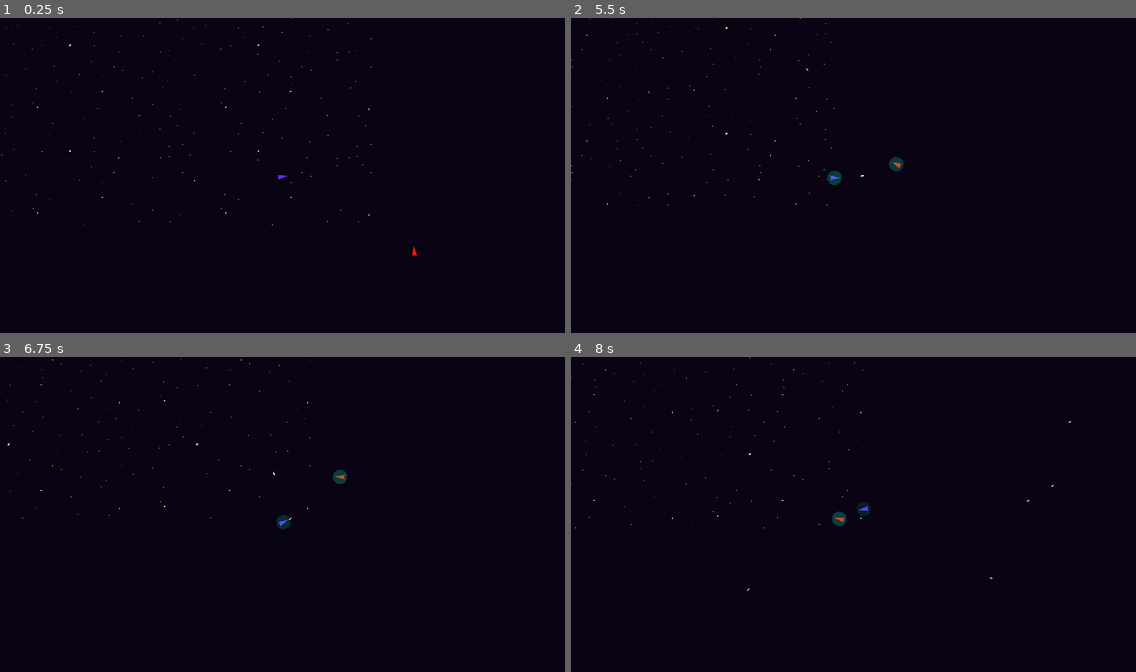
Above: before the commit, frames 1-4 (two rows, left to right).
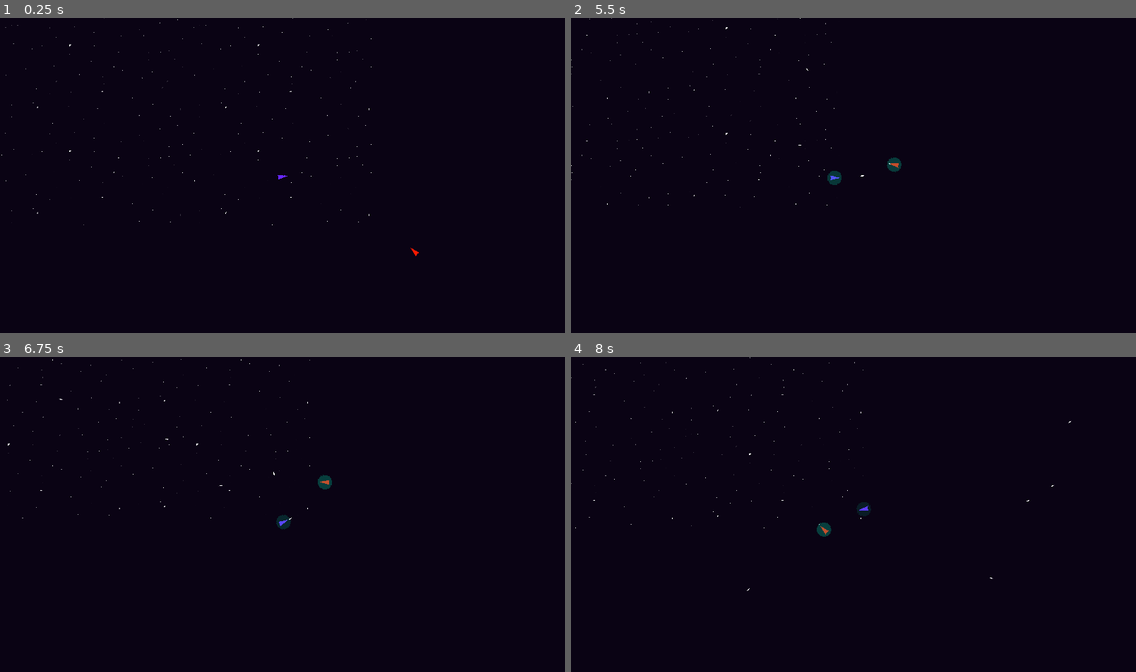
Above: after the commit, the same moments.

Repository: BloopHD/IntoTheVoid
Game: Godot game, scene res://scenes/world/world.tscn
The game is run twice, just before and just after one commit, with the same random seed, the same clock (stepped at 60 frames per second) and the same inputs.
Inputs (mouse positions are in pixels of both pictures, inside the frame that each line leads up to):
- Up to frame 1 (0.25 s): no input
- Up to frame 2 (5.5 s): tap Enter at 0.5 s; move the mouse to (977, 159) at 0.52 s; press the mouse at (977, 159) at 0.53 s; hold D (move_right) 0.53-1.28 s; move the mouse to (740, 191) at 1.27 s; release the mouse at (740, 191) at 1.28 s; hold S (move_down) 1.28-2.03 s; right-click (740, 191) at 1.35 s; move the mouse to (910, 106) at 2.02 s; press the mouse at (910, 106) at 2.03 s; hold D (move_right) 2.03-2.78 s; move the mouse to (825, 238) at 2.77 s; release the mouse at (825, 238) at 2.78 s; hold W (move_up) 2.78-3.53 s; right-click (825, 238) at 2.85 s; click (825, 238) at 2.92 s; move the mouse to (1023, 222) at 3.52 s; press the mouse at (1023, 222) at 3.53 s; hold A (move_left) 3.53-5.03 s; move the mouse to (684, 128) at 4.27 s; release the mouse at (684, 128) at 4.28 s; right-click (684, 128) at 4.35 s; move the mouse to (881, 175) at 5.02 s; press the mouse at (881, 175) at 5.03 s; hold S (move_down) from 5.03 s (still down)
- Up to frame 3 (6.75 s): move the mouse to (197, 435) at 5.77 s; release S (move_down) at 5.78 s; release the mouse at (197, 435) at 5.78 s; hold D (move_right) 5.78-6.53 s; right-click (197, 435) at 5.85 s; move the mouse to (406, 498) at 6.52 s; press the mouse at (406, 498) at 6.53 s; hold W (move_up) from 6.53 s (still down)
- Up to frame 4 (8 s): move the mouse to (740, 530) at 7.27 s; release W (move_up) at 7.28 s; release the mouse at (740, 530) at 7.28 s; hold D (move_right) from 7.28 s (still down); right-click (740, 530) at 7.35 s; click (740, 530) at 7.42 s

The runs differ from the first frame. In frame 1, less than 0.1% of the frame differs, in the area x 72-75%, y 72-76%; in frame 2, less than 0.1%; in frame 3, 0.2%, in the area x 10-62%, y 13-43%; in frame 4, 0.2%.

Commit message:
Make Enemy AI
Want to move lots of the enemy script into an AI script that can be added to other enemy types. This AI scene should hold all the Area2Ds and the FiniteStateMachine.

Enemy Script should just hold reference to the AI just like the Health, and Weapon.

Move shoot_laser signal into a global? This does seem convenient. But there maybe a better way? Still should advance with this, refractor later if it seems like a problem.

Diff:
--- a/scenes/enemies/simple_enemy.gd
+++ b/scenes/enemies/enemy.gd
@@ -5,9 +5,9 @@
 signal enemy_fired_laser(laser, position, rotation, starting_speed)
 
 @export var max_speed: int = 750
-@export var acceleration: int = 70
-@export var friction: int = 50
-@export var rotational_accel: float = 1
+@export var acceleration: int = 50
+@export var friction: int = 10
+@export var rotational_accel: float = 10
 
 @export var muzzle: Marker2D
 @export var player_test: Node2D
--- a/scenes/enemies/simple_enemy.tscn
+++ b/scenes/enemies/enemy.tscn
@@ -1,6 +1,6 @@
 [gd_scene load_steps=18 format=3 uid="uid://bdd130r3cnp88"]
 
-[ext_resource type="Script" path="res://scenes/enemies/simple_enemy.gd" id="1_h22hu"]
+[ext_resource type="Script" path="res://scenes/enemies/enemy.gd" id="1_h22hu"]
 [ext_resource type="Texture2D" uid="uid://b2ewnmaaqi1gy" path="res://sprites/SimpleShip.png" id="2_6f36q"]
 [ext_resource type="PackedScene" uid="uid://4tpapswc0bbh" path="res://scenes/shield/shield.tscn" id="3_qwefe"]
 [ext_resource type="Script" path="res://scenes/state_machine/finite_state_machine.gd" id="3_wtaja"]
@@ -29,7 +29,7 @@
 [sub_resource type="CircleShape2D" id="CircleShape2D_vu1h3"]
 radius = 1500.0
 
-[node name="Simple_Enemy" type="CharacterBody2D" node_paths=PackedStringArray("muzzle") groups=["enemy"]]
+[node name="Enemy" type="CharacterBody2D" node_paths=PackedStringArray("muzzle") groups=["enemy"]]
 collision_layer = 32
 collision_mask = 6
 script = ExtResource("1_h22hu")
--- a/scenes/world/world.tscn
+++ b/scenes/world/world.tscn
@@ -3,7 +3,7 @@
 [ext_resource type="Script" path="res://scenes/world/world.gd" id="1_8rw03"]
 [ext_resource type="PackedScene" uid="uid://dgy3rqxws2l4w" path="res://scenes/player/player.tscn" id="1_e5wuh"]
 [ext_resource type="PackedScene" uid="uid://serpxan5usi1" path="res://scenes/background/simple_parallax_bg.tscn" id="2_c3qrl"]
-[ext_resource type="PackedScene" uid="uid://bdd130r3cnp88" path="res://scenes/enemies/simple_enemy.tscn" id="5_i4gcu"]
+[ext_resource type="PackedScene" uid="uid://bdd130r3cnp88" path="res://scenes/enemies/enemy.tscn" id="5_i4gcu"]
 [ext_resource type="Script" path="res://scenes/world/projectile_manager.gd" id="5_lefb3"]
 
 [node name="World" type="Node2D"]
@@ -24,13 +24,10 @@
 
 [node name="Asteroids" type="Node2D" parent="."]
 
-[node name="SimpleEnemy" parent="." node_paths=PackedStringArray("player_test") instance=ExtResource("5_i4gcu")]
+[node name="Enemy" parent="." instance=ExtResource("5_i4gcu")]
 position = Vector2(1535, 889)
-acceleration = 50
-friction = 10
-player_test = NodePath("../Player")
 
 [node name="ProjectileManager" type="Node2D" parent="."]
 script = ExtResource("5_lefb3")
 
-[connection signal="laser_shot" from="SimpleEnemy" to="." method="laser_shot"]
+[connection signal="laser_shot" from="Enemy" to="." method="laser_shot"]
